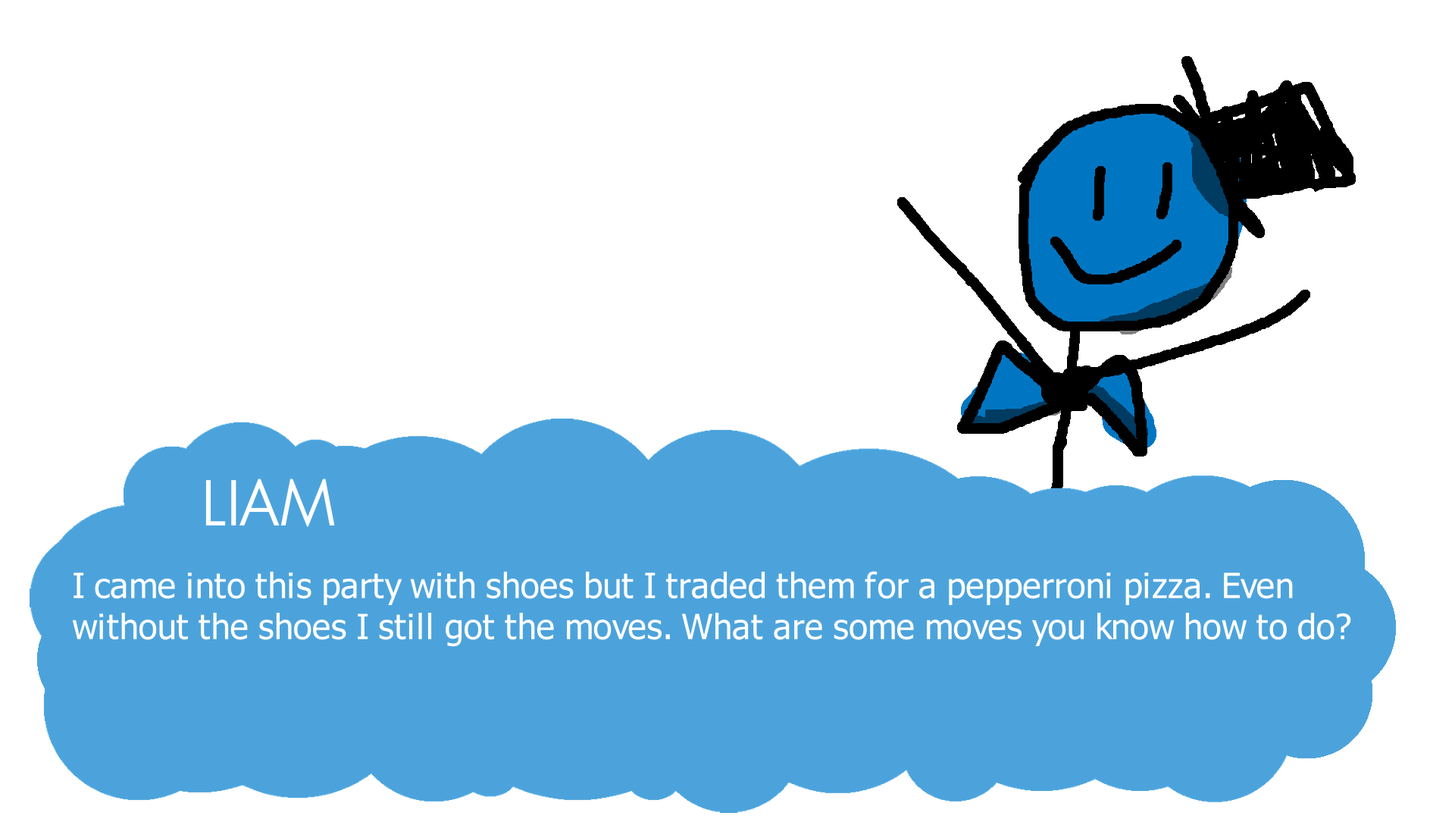
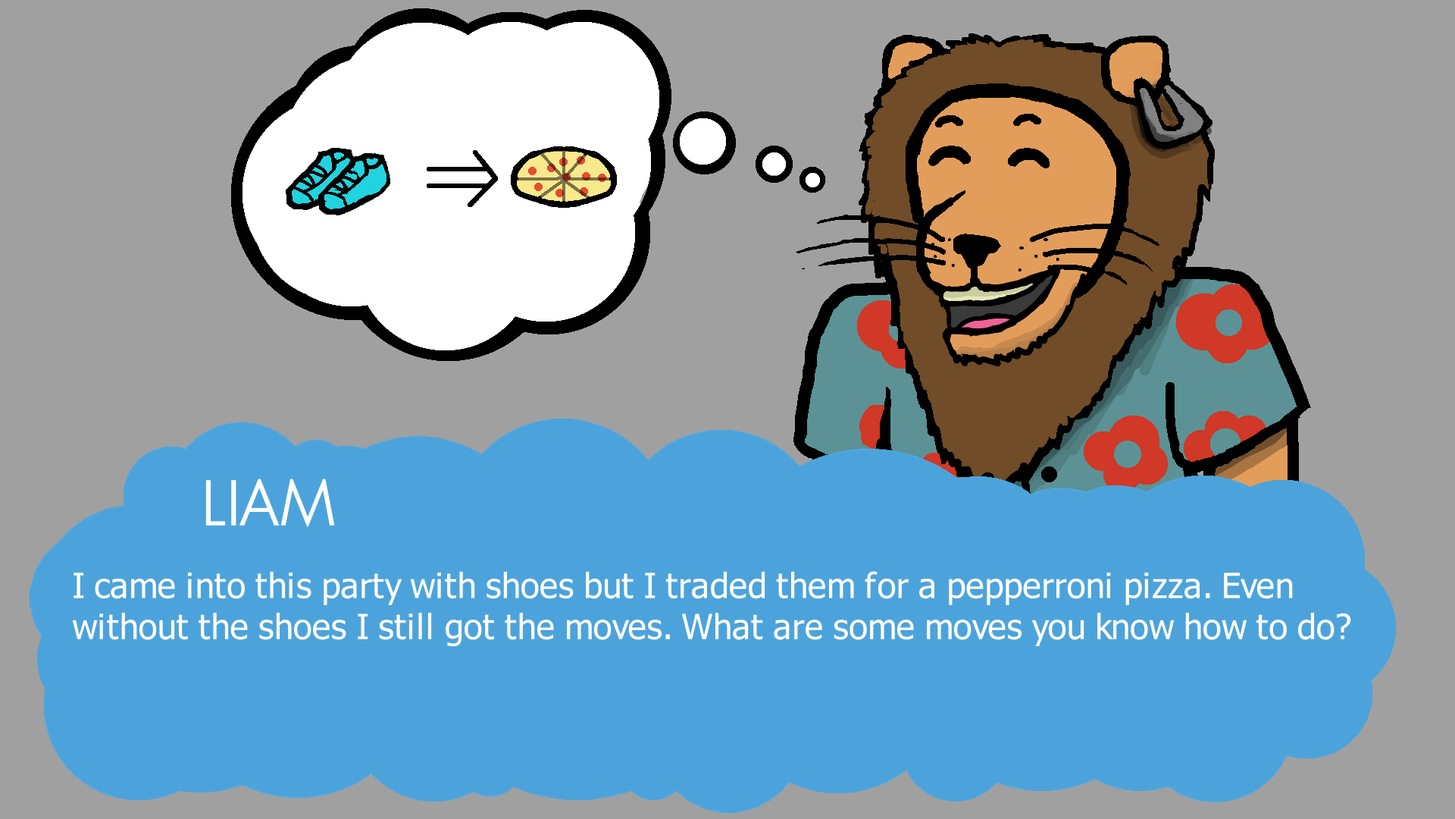
Layers edited between the first and the second 1455 × 819 image:
painted on "Paint Layer 1" over [0, 339, 1407, 819]
added group "Group 2" with 4 layers above "Background" over [194, 0, 1455, 583]
"Shadow": opacity 50% → 100%, moved it into group "Group 2", painted on it over [582, 0, 1455, 583]
added layer "Lines Merged" in group "Group 2" over [194, 0, 1407, 583]
moved "Color" into group "Group 2", painted on it over [194, 0, 1359, 528]
renamed "Lines" to "Background", opacity 100% → 75%, painted on it over [0, 0, 1455, 819]
